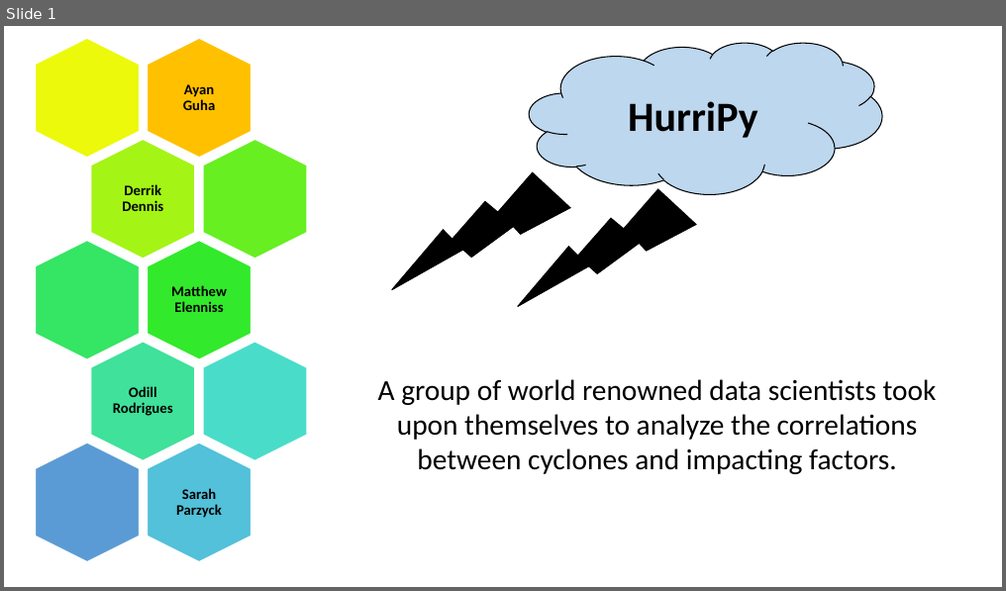
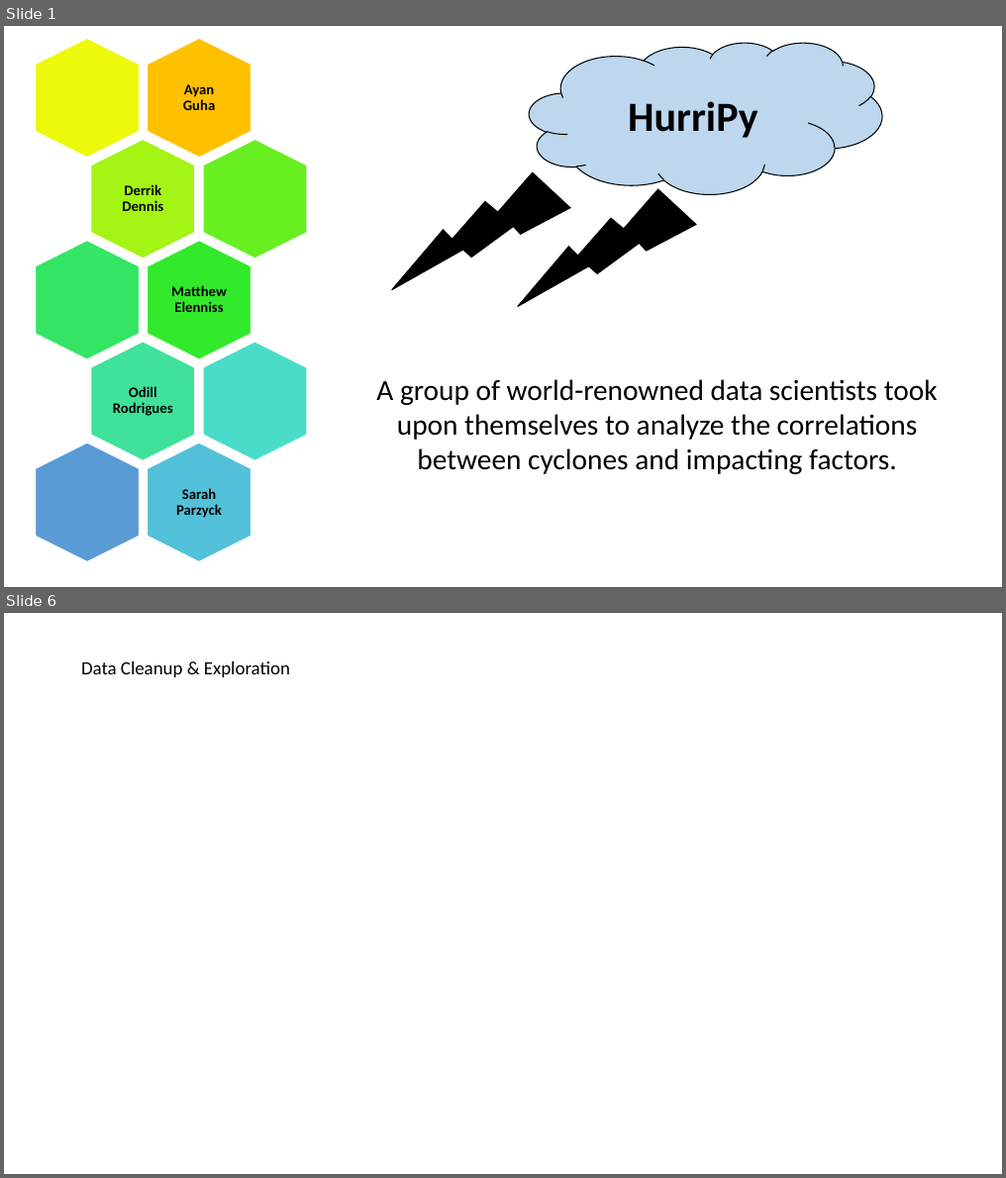
Before and after one commit to TheGreekGoddess/Project_1, a slide deck: HurriPy.pptx. Shown one above the other, each under a label of ours: slide 1 before the commit, slides 1 and 6 after it; the slides between them are not shown. The pictures are 1006x591 and 1006x1178 pixels, drawn with LibreOffice and Linux fonts; fonts in the diff are those of the drawing. Boxes give left, top, right and bottom in pixels: in the first picture for what was removed or moved away, otherwise in the second. Text is boxed around its words. In the diff, an @@ line names an element or a change of style, - is before the commit and + after.

```diff
--- a/HurriPy.pptx
+++ b/HurriPy.pptx
@@ slide 6 added at [4,613,1002,1174], background #FFFFFF @@
@@ text added at [81,662,290,677], 18 pt, text #000000 @@
+Data Cleanup & Exploration
@@ slide 1 changed as well @@
@@ text at [376,379,938,474]: text changed @@
-A group of world renowned data scientists took upon themselves to analyze the correlations between cyclones and impacting factors.
+A group of world-renowned data scientists took upon themselves to analyze the correlations between cyclones and impacting factors.
```
Also in this commit, not shown: 2 other slides changed, 6 other slides added.
